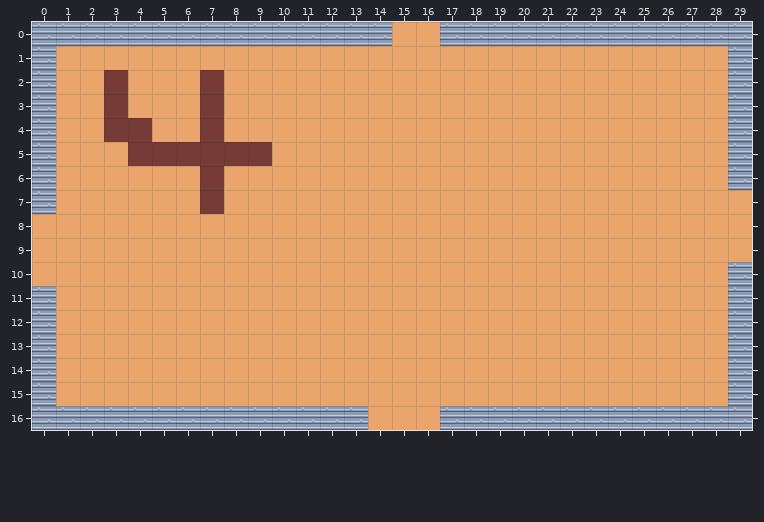
An edit to a level. Tiled map, assets/maps/lab.tmx. Above, as it was before the edit.
Cells are 32x32 px. Shown: x 0..29, y 0..16.
And afterwards:
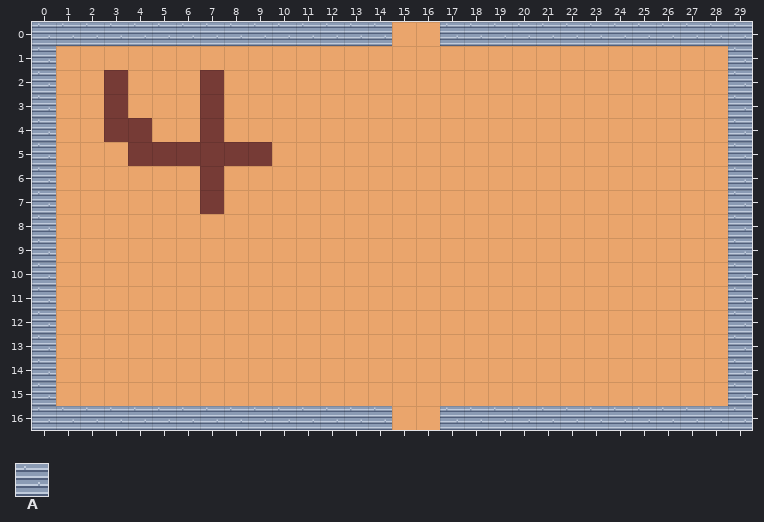
Key: from "tiny-dungeon": A 37.
_ is an empty cell, . an unchanged one.
The edit:
--- layer "wall"
@@ x 0..29 @@
- 7 ............................._
- 8 _............................_
- 9 _............................_
-10 _.............................
+ 7 .............................A
+ 8 A............................A
+ 9 A............................A
+10 A.............................
@@ x 14..14 @@
-16 _
+16 A
